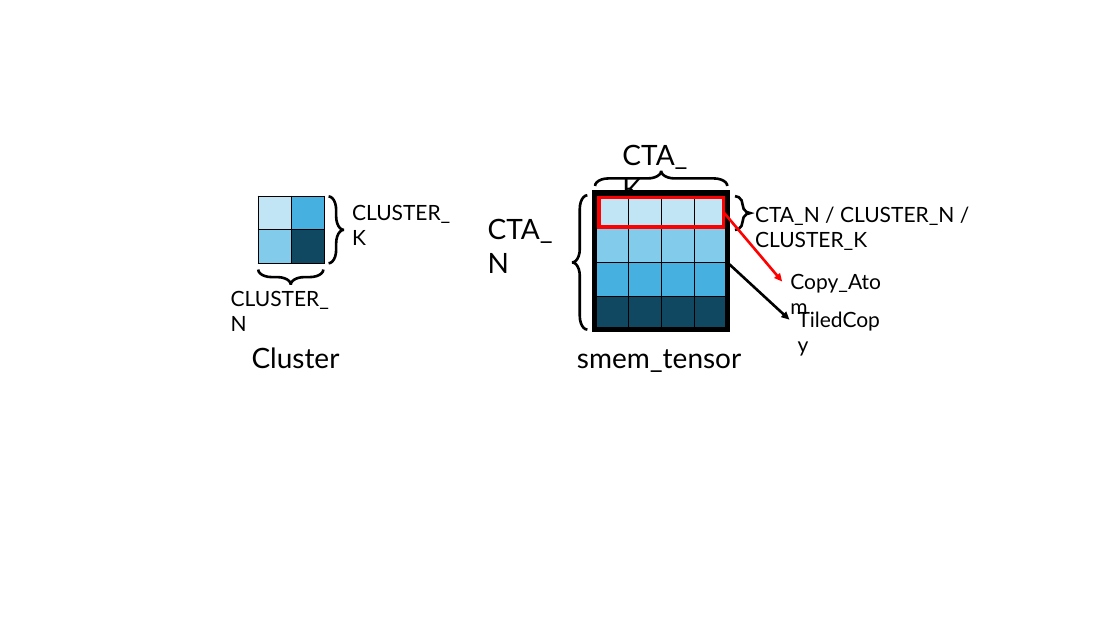
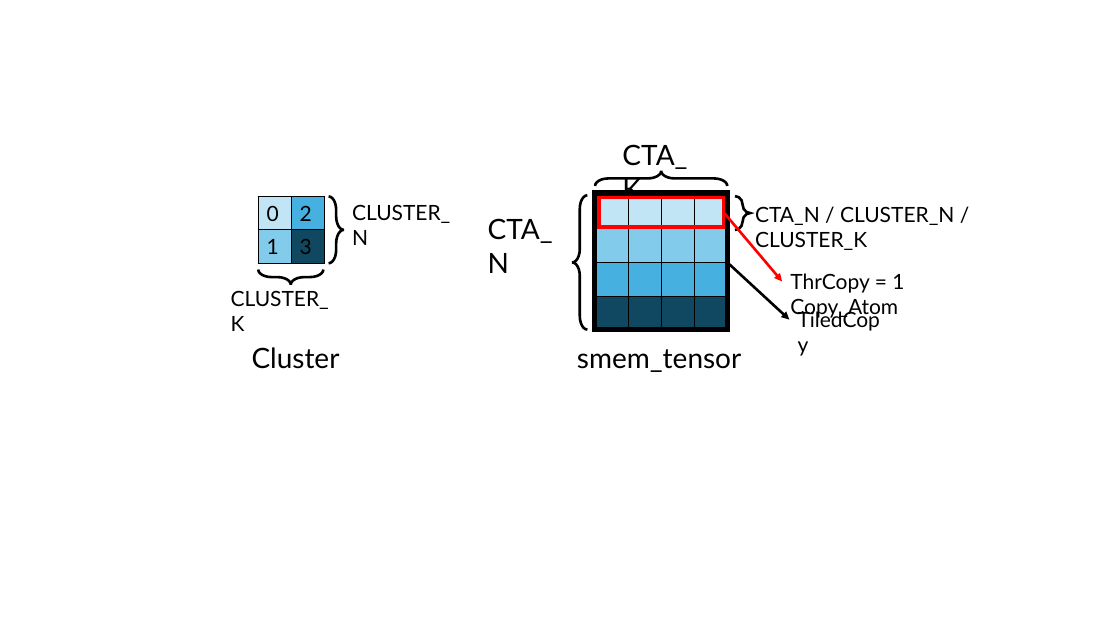
Before and after one commit to Yang-YiFan/Yang-YiFan.github.io, a slide deck: slide 6 of blogs/cute_tma/figures.pptx. Drawn at 1120x630 pixels with LibreOffice and Linux fonts; fonts in the diff are those of the drawing. Boxes give left, top, right and bottom in pixels: in the first picture for what was removed or moved away, otherwise in the second. Text is boxed around its words. In the diff, an @@ line names an element or a change of style, - is before the commit and + after.

```diff
--- a/blogs/cute_tma/figures.pptx
+++ b/blogs/cute_tma/figures.pptx
@@ table at [258,196,323,263] @@
-row 1, column 1: 
+row 1, column 1: 0
-row 1, column 2: 
+row 1, column 2: 2
-row 2, column 1: 
+row 2, column 1: 1
-row 2, column 2: 
+row 2, column 2: 3
@@ text at [352,204,450,245]: text changed @@
-CLUSTER_K
+CLUSTER_N
@@ text at [231,290,329,331]: text changed @@
-CLUSTER_N
+CLUSTER_K
@@ text at [790,273,904,319]: text changed @@
-Copy_Atom
+ThrCopy = 1 Copy_Atom
```
Also in this commit, not shown: 1 other slide changed, 2 other files.
